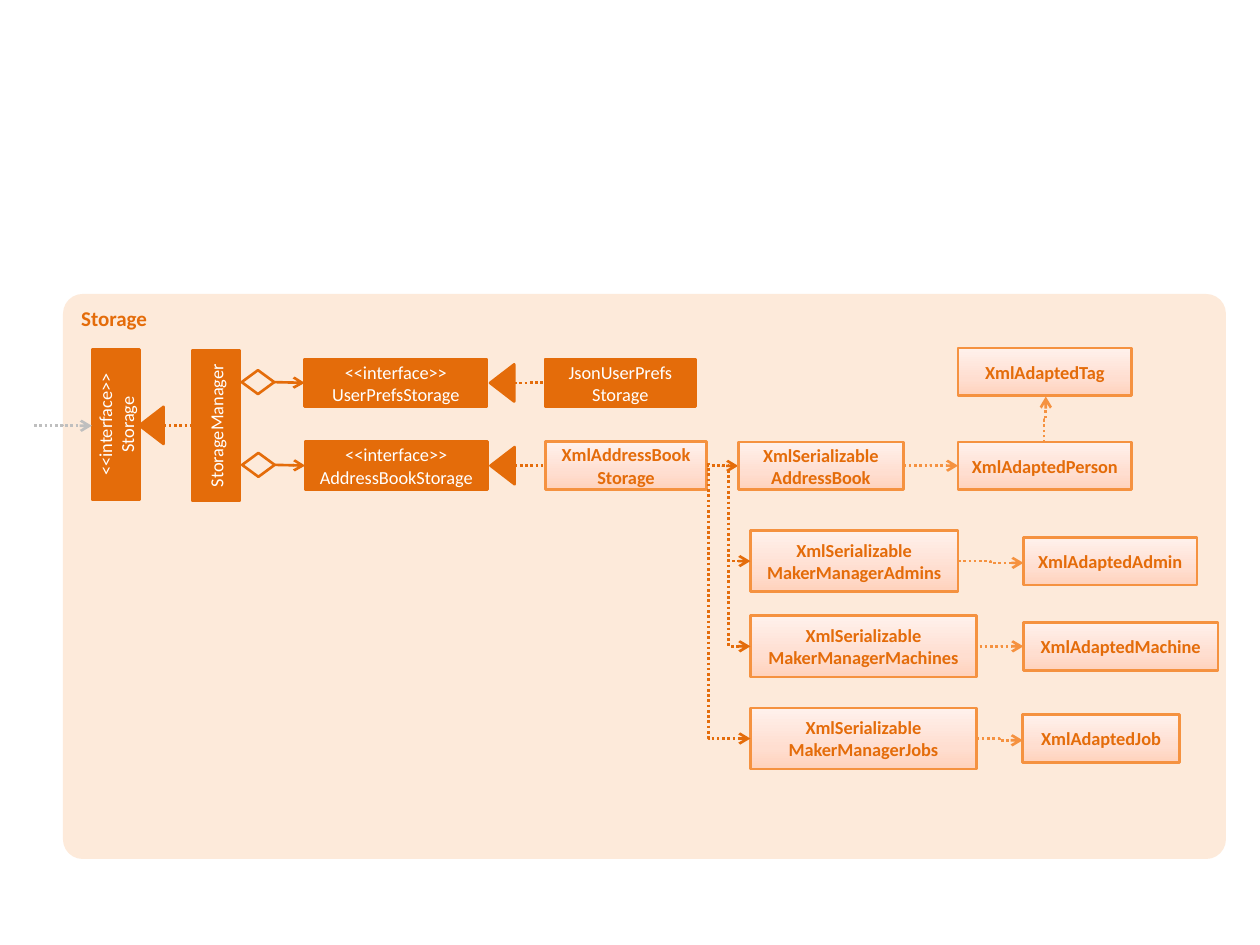
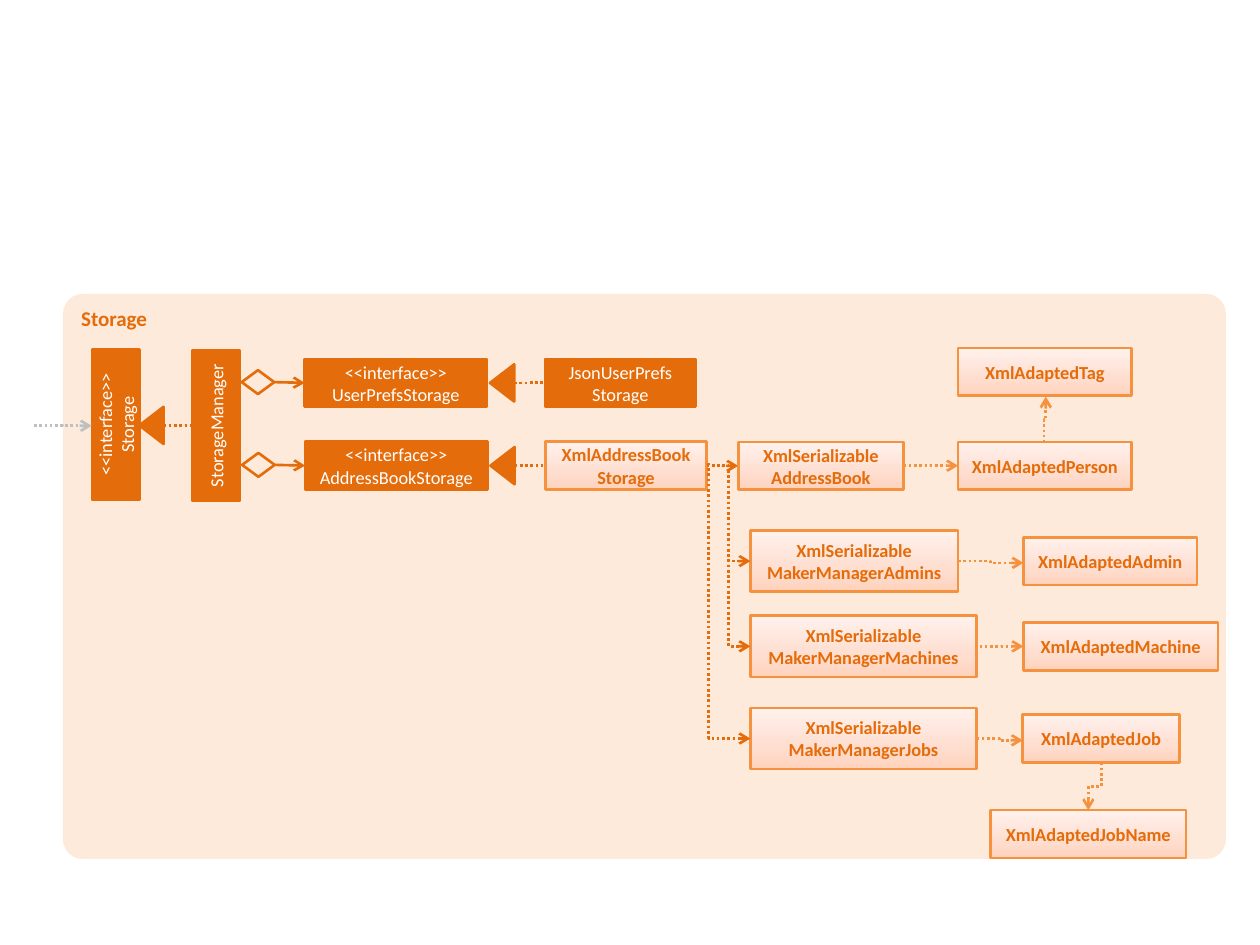
Before and after one commit to trufflepirate/main, a slide deck: slide 1 of docs/diagrams/StorageComponentClassDiagram.pptx. Drawn at 1260x945 pixels with LibreOffice and Linux fonts; fonts in the diff are those of the drawing. Boxes give left, top, right and bottom in pixels: in the first picture for what was removed or moved away, otherwise in the second. Text is boxed around its words. In the diff, an @@ line names an element or a change of style, - is before the commit and + after.

```diff
--- a/docs/diagrams/StorageComponentClassDiagram.pptx
+++ b/docs/diagrams/StorageComponentClassDiagram.pptx
@@ elbow arrow added from (1101, 762) to (1089, 810), #F69240 1.5 pt dashed @@
@@ rectangle added at [990, 810, 1186, 858], fill gradient #FFD2BD to #FFDED0 to #FFF2ED, outline #F69240 1.5 pt, 10.5 pt, text #E46C0A, bold @@
+XmlAdaptedJobName
```
Also in this commit, not shown: 2 other files.
